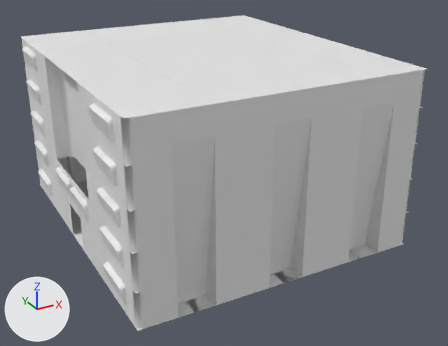
What one commit did to the FBX model ArtSource/level/room_waste_01.fbx.
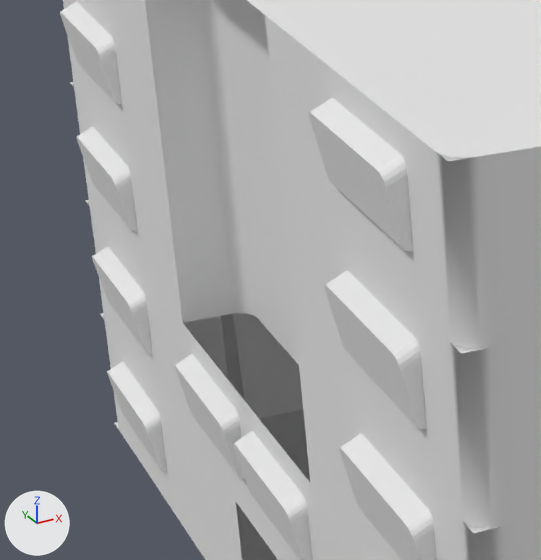
Each version is shown whole from a camera (50 mm lens) standing at (-16.1, -61.5, 35.4) and looking at (16.2, -2.8, 6.0), then close up on the part from 2% to 33% of the width and 23% to 63% of the height. The lights are fixed; the arrows at lower left show +X, +Y and +Z.
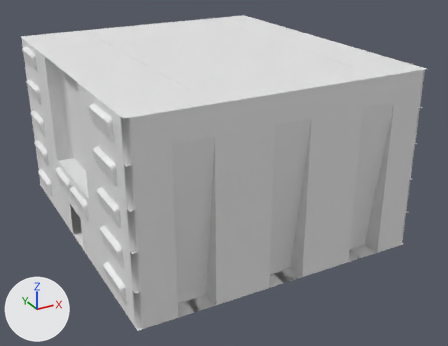
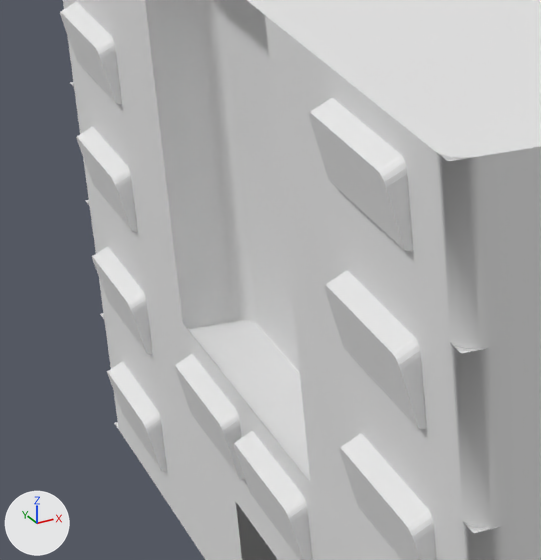
Commit message: new waste room

Edits to the bpy script that builds the scene:
```text
Add me_plane_062:
    me_plane_062.from_pydata(...)  # 29 vertices, 23 faces; spans x 0.0..0.24, y -1.0..1.0, z -1.0..1.0
Add me_plane_009:
    me_plane_009.from_pydata([(0.0, -1.0, -1.0), (0.24, -1.0, -0.97), (0.2, -1.0, -1.0), (0.24, -1.0, 1.0), (0.0, 1.0, -1.0), (0.0, 0.0, -1.0), (0.2, 0.0, -1.0), (0.24, 1.0, -0.97), (0.2, 1.0, -1.0), (0.24, 0.0, 1.0), (0.24, 1.0, 1.0), (0.24, 0.0, -0.97)], [], [(0, 5, 6, 2), (1, 11, 9, 3), (2, 6, 11, 1), (4, 8, 6, 5), (7, 10, 9, 11), (8, 7, 11, 6)])
Add ob_plane_4241:
    ob_plane_4241 = bpy.data.objects.new('Plane.4241', me_plane_062)
    ob_plane_4241.location = (0.0, -5.0, 8.0)
    ob_plane_4241.rotation_euler = (3.142, 1.571, 0.0)  # degrees (180, 90, 0)
Add ob_plane_4246:
    ob_plane_4246 = bpy.data.objects.new('Plane.4246', me_plane_009)
    ob_plane_4246.location = (0.0, 3.0, 8.0)
    ob_plane_4246.rotation_euler = (3.142, 1.571, 0.0)  # degrees (180, 90, 0)
Add ob_plane_4243:
    ob_plane_4243 = bpy.data.objects.new('Plane.4243', me_plane_009)
    ob_plane_4243.location = (0.0, -3.0, 8.0)
    ob_plane_4243.rotation_euler = (3.142, 1.571, 0.0)  # degrees (180, 90, 0)
Add ob_plane_4242:
    ob_plane_4242 = bpy.data.objects.new('Plane.4242', me_plane_062)
    ob_plane_4242.location = (0.0, 5.0, 8.0)
    ob_plane_4242.rotation_euler = (1.571, 1.571, 0.0)  # degrees (90, 90, 0)
Add ob_plane_4244:
    ob_plane_4244 = bpy.data.objects.new('Plane.4244', me_plane_009)
    ob_plane_4244.location = (0.0, -1.0, 8.0)
    ob_plane_4244.rotation_euler = (3.142, 1.571, 0.0)  # degrees (180, 90, 0)
Add ob_plane_4245:
    ob_plane_4245 = bpy.data.objects.new('Plane.4245', me_plane_009)
    ob_plane_4245.location = (0.0, 1.0, 8.0)
    ob_plane_4245.rotation_euler = (3.142, 1.571, 0.0)  # degrees (180, 90, 0)
```

Pixel boxes [x1, y1, x2, y2] of what changed, in the close-ups (541 x 560 px):
'Plane.4242', added: after [183, 313, 272, 353]
'Plane.4246', added: after [207, 334, 293, 378]
'Plane.4245', added: after [227, 358, 302, 404]
'Plane.4244', added: after [248, 393, 305, 432]
'Plane.4243', added: after [270, 424, 308, 460]
'Plane.4241', added: after [292, 457, 310, 482]
'Plane.4186', unchanged, covered by the edit: before [183, 313, 303, 418]
